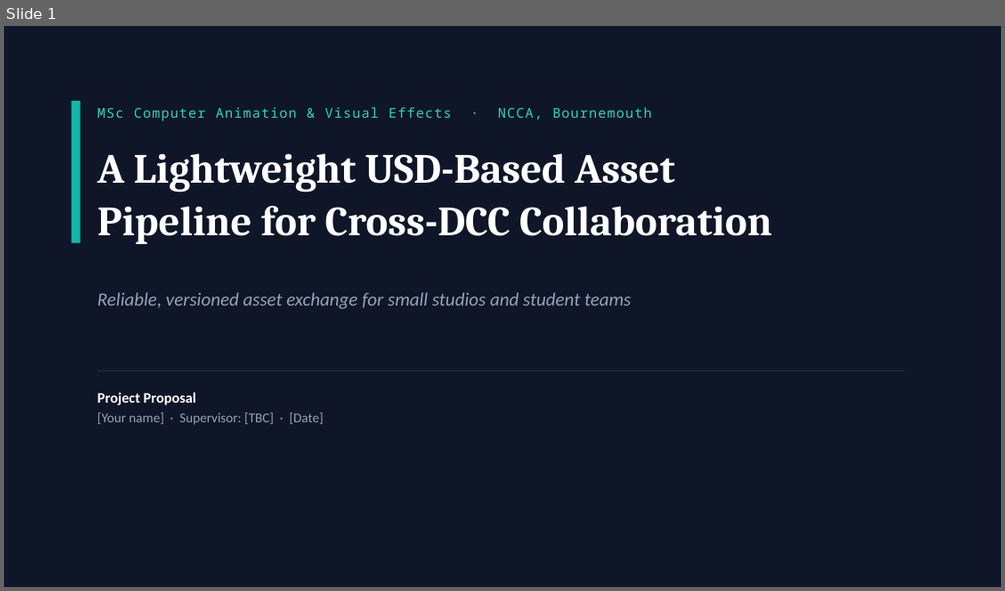
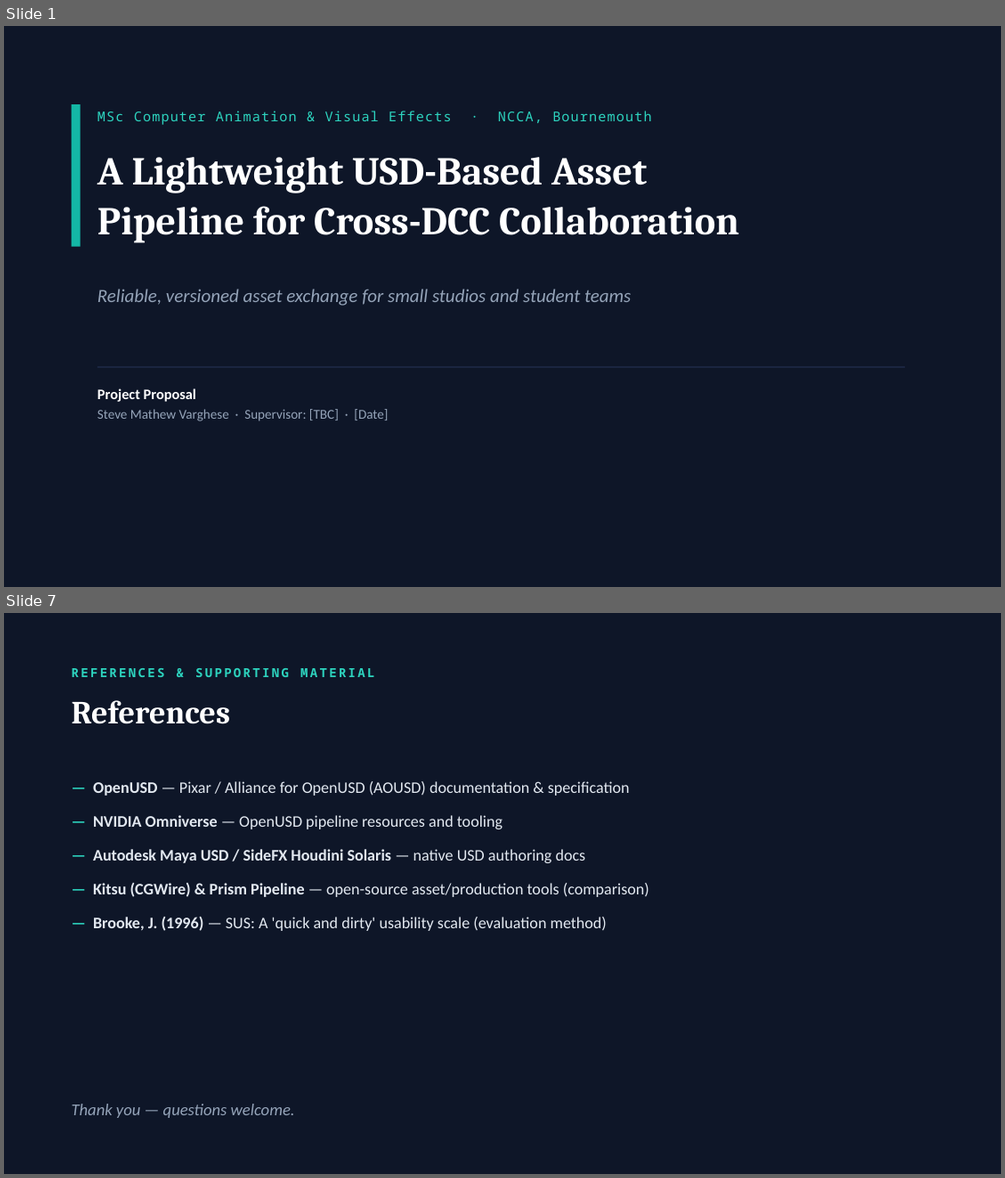
Before and after one commit to steve-mathew-v/usd-asset-pipeline, a slide deck: docs/MSc_Proposal.pptx. Shown one above the other, each under a label of ours: slide 1 before the commit, slides 1 and 7 after it; the slides between them are not shown. The pictures are 1005x591 and 1005x1178 pixels, drawn with LibreOffice and Linux fonts; fonts in the diff are those of the drawing. Boxes give left, top, right and bottom in pixels: in the first picture for what was removed or moved away, otherwise in the second. Text is boxed around its words. In the diff, an @@ line names an element or a change of style, - is before the commit and + after.

```diff
--- a/docs/MSc_Proposal.pptx
+++ b/docs/MSc_Proposal.pptx
@@ slide 7 added at bbox=[4, 613, 1001, 1174], background #FFFFFF @@
@@ rectangle added at bbox=[4, 613, 1001, 1174], fill #0E1628 @@
@@ text added at bbox=[72, 668, 375, 677], 12 pt, text #2DD4BF, bold @@
+REFERENCES & SUPPORTING MATERIAL
@@ text added at bbox=[72, 700, 231, 724], 31 pt, text #FFFFFF, bold @@
+References
@@ text added at bbox=[93, 781, 649, 931], 15.5 pt, text #E2E8F0 @@
+— OpenUSD — Pixar / Alliance for OpenUSD (AOUSD) documentation & specification
+— NVIDIA Omniverse — OpenUSD pipeline resources and tooling
+— Autodesk Maya USD / SideFX Houdini Solaris — native USD authoring docs
+— Kitsu (CGWire) & Prism Pipeline — open-source asset/production tools (comparison)
+— Brooke, J. (1996) — SUS: A 'quick and dirty' usability scale (evaluation method)
@@ text added at bbox=[72, 1103, 295, 1118], 16 pt, text #94A3B8, italic @@
+Thank you — questions welcome.
@@ slide 1 changed as well @@
@@ rectangle: place and size @@
-rectangle at bbox=[72, 101, 81, 243]
+rectangle at bbox=[72, 104, 81, 247]
@@ text "MSc Computer Animation & Visual ...": place and size @@
-text "MSc Computer Animation & Visual ..." at bbox=[97, 107, 651, 121]
+text "MSc Computer Animation & Visual ..." at bbox=[97, 111, 651, 125]
@@ text "A Lightweight USD-Based Asset" at bbox=[97, 157, 739, 243]: size 40 to 38 pt @@
@@ text "Reliable, versioned asset exchange for ...": place and size @@
-text "Reliable, versioned asset exchange for ..." at bbox=[97, 292, 631, 309]
+text "Reliable, versioned asset exchange for ..." at bbox=[97, 289, 631, 305]
@@ rectangle: place and size @@
-rectangle at bbox=[97, 370, 905, 371]
+rectangle at bbox=[97, 366, 905, 368]
@@ text at bbox=[97, 409, 388, 421]: text changed @@
-[Your name] · Supervisor: [TBC] · [Date]
+Steve Mathew Varghese · Supervisor: [TBC] · [Date]
```
Also in this commit, not shown: 1 other slide changed, 4 other slides added, 8 slides removed, 27 other files.
